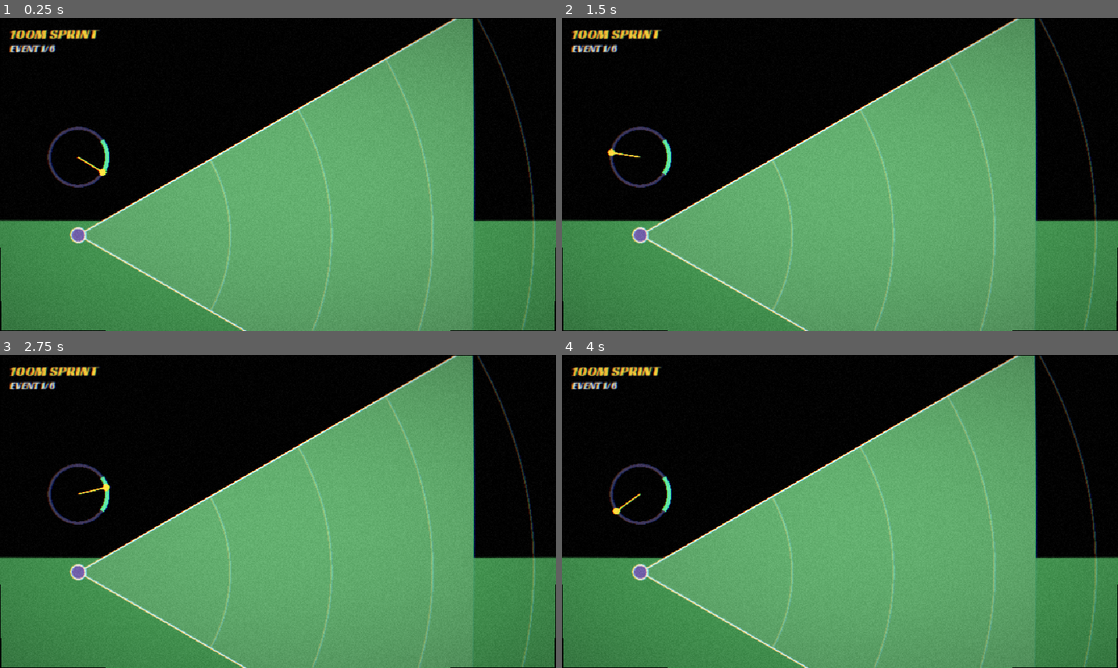
Above: before the commit, frames 1-4 (two rows, left to right).
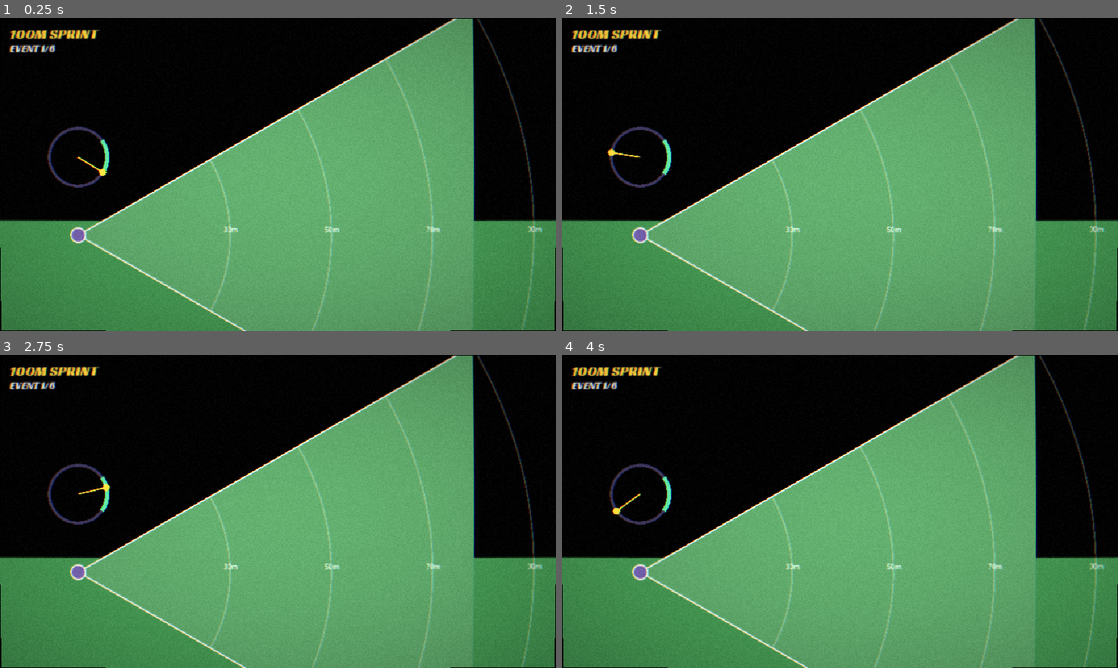
Above: after the commit, the same moments.

Repository: moowahaha/Podium80
Game: Godot game, scene res://src/events/hammer/Hammer.tscn
The game is run twice, just before and just after one commit, with the same random seed, the same clock (stepped at 60 frames per second) and the same inputs. This scene is started directly instead of the project's main scene.
Inputs (mouse positions are in pixels of both pictures, inside the frame that each line leads up to):
- Up to frame 1 (0.25 s): no input
- Up to frame 2 (1.5 s): tap Enter (ui_accept) at 0.5, 0.77 s; move the mouse to (962, 158) at 0.52 s; hold Right 0.53-1.25 s; tap Space (p1_a) at 0.6 s; click (962, 158) at 0.67 s; drag from (728, 190) to (812, 237) at 1.27 s
- Up to frame 3 (2.75 s): tap Enter (ui_accept) at 2 s; move the mouse to (333, 442) at 2.02 s; hold Right from 2.03 s (still down); tap Q at 2.1 s
- Up to frame 4 (4 s): release Right at 2.75 s; drag from (812, 574) to (673, 464) at 2.77 s; tap Enter (ui_accept) at 3.5, 3.77 s; move the mouse to (1006, 558) at 3.52 s; hold Left from 3.53 s (still down); tap K at 3.6 s

The runs differ from the first frame. In frame 1, 0.2% of the frame differs, in the area x 40-98%, y 66-69%; in frame 2, 0.2%; in frame 3, 0.2%; in frame 4, 0.2%.
Error in both runs: Out of bounds get index '0' (on base: 'Array[StringName]') (res://src/events/hammer/Hammer.gd:51)

Commit message:
Docs: update ART_PROMPTS (top-down hammer, title-card backgrounds); label hammer distance arcs
Co-Authored-By: Claude Opus 4.8 (1M context) <noreply@anthropic.com>

Diff:
--- a/src/events/hammer/Hammer.gd
+++ b/src/events/hammer/Hammer.gd
@@ -191,9 +191,12 @@
 	draw_colored_polygon(a, Palette.INFIELD.lightened(0.12))
 	draw_line(a[0], a[1], Palette.TRACK_LINE, 2.5)
 	draw_line(a[0], a[2], Palette.TRACK_LINE, 2.5)
-	# distance arcs
+	# distance arcs, labelled along the centre line
+	var font := ThemeDB.fallback_font
 	for m in [30, 50, 70, 90]:
-		draw_arc(CIRCLE, m * PX_PER_M, -FIELD_SECTOR, FIELD_SECTOR, 24, Color(1, 1, 1, 0.25), 2.5)
+		var r: float = m * PX_PER_M
+		draw_arc(CIRCLE, r, -FIELD_SECTOR, FIELD_SECTOR, 24, Color(1, 1, 1, 0.25), 2.5)
+		draw_string(font, CIRCLE + Vector2(r - 12.0, -5.0), "%dm" % m, HORIZONTAL_ALIGNMENT_LEFT, -1, 12, Color(1, 1, 1, 0.75))
 	# target-to-beat arc
 	if target > 0.0:
 		draw_arc(CIRCLE, target * PX_PER_M, -FIELD_SECTOR, FIELD_SECTOR, 32, Palette.HIGHLIGHT, 3.5)
Not shown, changed: docs/ART_PROMPTS.md
